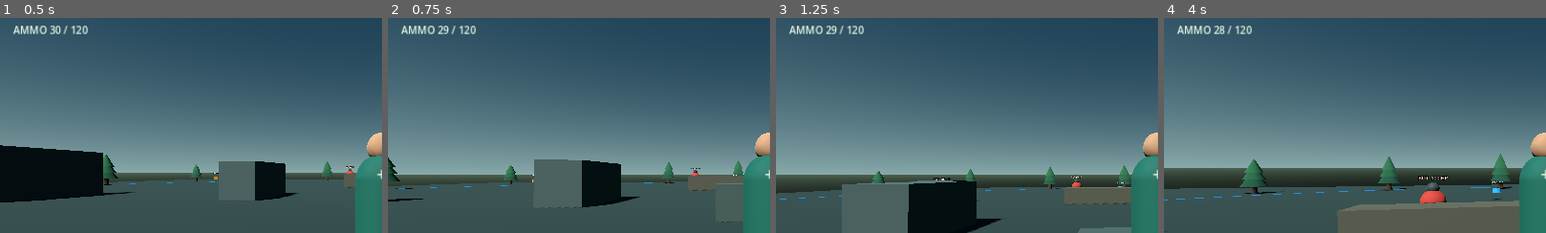
Above: before the commit, frames 1-4 (left to right).
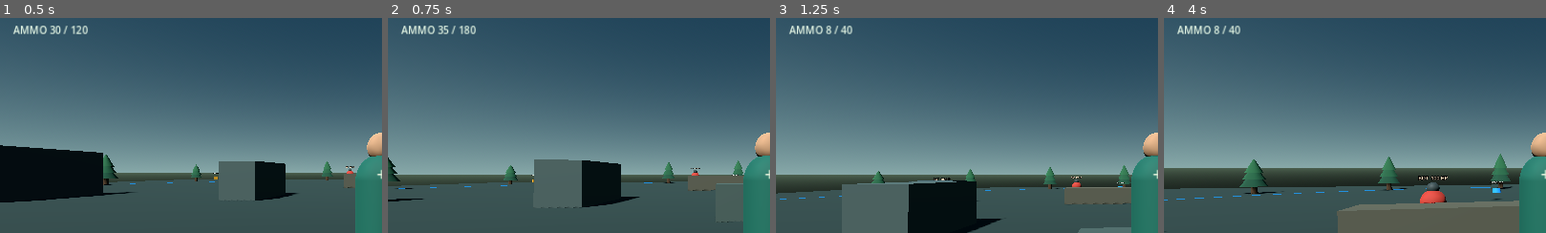
Above: after the commit, the same moments.

Repository: rannarmenu/project-phoenix-battle-royale
Game: Godot game, scene res://scenes/main.tscn
The game is run twice, just before and just after one commit, with the same random seed, the same clock (stepped at 60 frames per second) and the same inputs.
Inputs (mouse positions are % of the whole screen's width and height, from its top left):
- Up to frame 1 (0.5 s): no input
- Up to frame 2 (0.75 s): tap Enter at 0.5 s; move the mouse to (55, 50) at 0.52 s; hold W (move_forward) from 0.53 s (still down); tap Q at 0.6 s; click (55, 50) at 0.67 s
- Up to frame 3 (1.25 s): keep holding W (move_forward); tap Space (jump) at 0.77 s; tap Tab at 0.8 s
- Up to frame 4 (4 s): keep holding W (move_forward); move the mouse to (45, 50) at 1.27 s; tap Tab at 1.35, 3.8 s; tap Space (jump) at 1.52, 3.02, 3.77 s; tap 1 at 1.55, 2.1 s; move the mouse to (52, 48) at 2.02 s; tap 5 at 2.3, 2.85 s; move the mouse to (49, 52) at 2.77 s; click (49, 52) at 2.92 s; tap Q at 3.05, 3.6 s; move the mouse to (57, 51) at 3.52 s
The pictures show only the part of the screen within x 0-50%, y 14-64%; the shares and areas given below are measured in that part.

Frame 1 is identical in both runs. In frame 2, less than 0.1% of the frame differs, in the area x 13-22%, y 3-8%; in frame 3, 0.3%; in frame 4, 0.3%, in the area x 13-23%, y 3-8%.

Commit message:
Add five weapons with distinct stats, ammo and switching

Diff:
--- a/scripts/player.gd
+++ b/scripts/player.gd
@@ -3,6 +3,13 @@
 signal camera_mode_changed(first_person: bool)
 
 const VirtualJoystickScript = preload("res://scripts/virtual_joystick.gd")
+const WEAPON_PROFILES: Array[Dictionary] = [
+	{"name": "RIFLE", "damage": 34.0, "fire_delay": 0.14, "magazine_size": 30, "reserve_capacity": 240, "default_reserve": 120, "range": 140.0, "pellets": 1, "spread": 0.008, "mesh_size": Vector3(0.16, 0.13, 0.58), "color": Color(0.095, 0.12, 0.12)},
+	{"name": "SMG", "damage": 21.0, "fire_delay": 0.075, "magazine_size": 36, "reserve_capacity": 300, "default_reserve": 180, "range": 95.0, "pellets": 1, "spread": 0.02, "mesh_size": Vector3(0.14, 0.12, 0.46), "color": Color(0.16, 0.23, 0.21)},
+	{"name": "SHOTGUN", "damage": 12.0, "fire_delay": 0.72, "magazine_size": 8, "reserve_capacity": 80, "default_reserve": 40, "range": 38.0, "pellets": 7, "spread": 0.055, "mesh_size": Vector3(0.19, 0.16, 0.72), "color": Color(0.29, 0.21, 0.14)},
+	{"name": "SNIPER", "damage": 88.0, "fire_delay": 1.05, "magazine_size": 5, "reserve_capacity": 60, "default_reserve": 30, "range": 220.0, "pellets": 1, "spread": 0.002, "mesh_size": Vector3(0.12, 0.12, 0.88), "color": Color(0.18, 0.20, 0.23)},
+	{"name": "PISTOL", "damage": 26.0, "fire_delay": 0.24, "magazine_size": 12, "reserve_capacity": 120, "default_reserve": 60, "range": 90.0, "pellets": 1, "spread": 0.014, "mesh_size": Vector3(0.13, 0.12, 0.34), "color": Color(0.22, 0.24, 0.22)}
+]
 
 const MOVE_SPEED := 6.5
 const SPRINT_SPEED := 8.5
@@ -26,6 +33,14 @@
 var is_mobile := false
 var ammo := 30
 var reserve_ammo := 120
+var current_weapon_index: int = 0
+var weapon_loadouts: Dictionary = {
+	"RIFLE": {"ammo": 30, "reserve": 120},
+	"SMG": {"ammo": 36, "reserve": 180},
+	"SHOTGUN": {"ammo": 8, "reserve": 40},
+	"SNIPER": {"ammo": 5, "reserve": 30},
+	"PISTOL": {"ammo": 12, "reserve": 60}
+}
 var medkits := 1
 var armor := 0
 var health := 100
@@ -113,6 +128,7 @@
 	weapon_material.roughness = 0.5
 	weapon.material_override = weapon_material
 	camera.add_child(weapon)
+	_apply_weapon_appearance()
 
 func _configure_input() -> void:
 	_add_key_action("move_forward", KEY_W)
@@ -172,6 +188,10 @@
 		mobile_sprint_button = _make_button("SPRINT: OFF", Vector2(-154, 314), Vector2(130, 44))
 		mobile_sprint_button.pressed.connect(_toggle_mobile_sprint)
 		layer.add_child(mobile_sprint_button)
+
+		var weapon_button := _make_button("WEAPON", Vector2(-154, 370), Vector2(130, 44))
+		weapon_button.pressed.connect(switch_weapon)
+		layer.add_child(weapon_button)
 
 		var hint := Label.new()
 		hint.text = "LEFT: MOVE   •   RIGHT: AIM"
@@ -215,6 +235,10 @@
 			toggle_camera_mode()
 		elif event.keycode == KEY_R:
 			_reload()
+		elif event.keycode == KEY_Q or event.keycode == KEY_TAB:
+			switch_weapon()
+		elif event.keycode >= KEY_1 and event.keycode <= KEY_5:
+			switch_weapon(int(event.keycode - KEY_1))
 		elif event.keycode == KEY_H:
 			use_medkit()
 	elif event is InputEventScreenTouch and is_mobile:
@@ -232,7 +256,7 @@
 			if is_instance_valid(joystick_overlay):
 				joystick_overlay.call("begin_drag", event.position)
 		else:
-			var touching_action_buttons := event.position.x >= view_size.x - 175.0 and event.position.y <= 378.0
+			var touching_action_buttons := event.position.x >= view_size.x - 175.0 and event.position.y <= 434.0
 			if not touching_action_buttons and event.position.x > view_size.x * 0.46 and event.position.y < view_size.y * 0.82 and touch_look_index == -1:
 				touch_look_index = event.index
 	else:
@@ -298,30 +322,86 @@
 	if is_instance_valid(mobile_sprint_button):
 		mobile_sprint_button.text = "SPRINT: ON" if mobile_sprint_active else "SPRINT: OFF"
 
+func _weapon_profile() -> Dictionary:
+	return WEAPON_PROFILES[current_weapon_index]
+
+func get_current_weapon_name() -> String:
+	return str(_weapon_profile().get("name", "RIFLE"))
+
+func switch_weapon(next_index: int = -1) -> void:
+	var resolved_index := (current_weapon_index + 1) % WEAPON_PROFILES.size()
+	if next_index >= 0:
+		resolved_index = clampi(next_index, 0, WEAPON_PROFILES.size() - 1)
+	if resolved_index == current_weapon_index:
+		return
+
+	weapon_loadouts[get_current_weapon_name()] = {"ammo": ammo, "reserve": reserve_ammo}
+	current_weapon_index = resolved_index
+	var profile := _weapon_profile()
+	var weapon_name := get_current_weapon_name()
+	var loadout: Dictionary = weapon_loadouts.get(weapon_name, {})
+	ammo = int(loadout.get("ammo", int(profile.get("magazine_size", 30))))
+	reserve_ammo = int(loadout.get("reserve", int(profile.get("default_reserve", 120))))
+	_apply_weapon_appearance()
+	_update_hud()
+
+func _apply_weapon_appearance() -> void:
+	if not is_instance_valid(weapon):
+		return
+	var profile := _weapon_profile()
+	var rifle_mesh := BoxMesh.new()
+	rifle_mesh.size = profile.get("mesh_size", Vector3(0.16, 0.13, 0.58))
+	weapon.mesh = rifle_mesh
+	var weapon_material := StandardMaterial3D.new()
+	weapon_material.albedo_color = profile.get("color", Color(0.095, 0.12, 0.12))
+	weapon_material.metallic = 0.35
+	weapon_material.roughness = 0.52
+	weapon.material_override = weapon_material
+	weapon.name = str(profile.get("name", "RIFLE")) + "ViewModel"
+	weapon.visible = first_person
+
 func _shoot() -> void:
-	if not can_fire or not is_instance_valid(camera) or ammo <= 0:
-		if ammo <= 0:
-			_reload()
-		return
+	if not can_fire or not is_instance_valid(camera):
+		return
+	if ammo <= 0:
+		_reload()
+		return
+
+	var profile := _weapon_profile()
 	can_fire = false
 	ammo -= 1
-	_update_hud()
-	get_tree().create_timer(0.14).timeout.connect(func() -> void: can_fire = true)
+	weapon_loadouts[get_current_weapon_name()] = {"ammo": ammo, "reserve": reserve_ammo}
+	_update_hud()
+	var fire_delay := float(profile.get("fire_delay", 0.14))
+	get_tree().create_timer(fire_delay).timeout.connect(func() -> void: can_fire = true)
+
 	var ray_start: Vector3 = camera.global_position
-	var ray_end: Vector3 = ray_start - camera.global_transform.basis.z * 140.0
-	var query := PhysicsRayQueryParameters3D.create(ray_start, ray_end)
-	query.exclude = [get_rid()]
-	var hit: Dictionary = get_world_3d().direct_space_state.intersect_ray(query)
-	if not hit.is_empty():
-		var collider: Object = hit.get("collider")
-		if is_instance_valid(collider) and collider.has_method("take_damage"):
-			collider.call("take_damage", 34.0)
+	var forward: Vector3 = -camera.global_transform.basis.z
+	var right: Vector3 = camera.global_transform.basis.x
+	var up: Vector3 = camera.global_transform.basis.y
+	var pellet_count: int = int(profile.get("pellets", 1))
+	var spread: float = float(profile.get("spread", 0.008))
+	var shot_range: float = float(profile.get("range", 140.0))
+	var damage: float = float(profile.get("damage", 34.0))
+	for pellet_index in range(pellet_count):
+		var horizontal_spread := randf_range(-spread, spread)
+		var vertical_spread := randf_range(-spread, spread)
+		var shot_direction := (forward + right * horizontal_spread + up * vertical_spread).normalized()
+		var ray_end: Vector3 = ray_start + shot_direction * shot_range
+		var query := PhysicsRayQueryParameters3D.create(ray_start, ray_end)
+		query.exclude = [get_rid()]
+		var hit: Dictionary = get_world_3d().direct_space_state.intersect_ray(query)
+		if not hit.is_empty():
+			var collider: Object = hit.get("collider")
+			if is_instance_valid(collider) and collider.has_method("take_damage"):
+				collider.call("take_damage", damage)
 
 func add_loot(item_type: StringName, amount: int) -> bool:
 	var pickup_amount: int = maxi(1, amount)
 	match item_type:
 		&"ammo":
-			var added_ammo: int = mini(pickup_amount, 240 - reserve_ammo)
+			var reserve_cap: int = int(_weapon_profile().get("reserve_capacity", 240))
+			var added_ammo: int = mini(pickup_amount, reserve_cap - reserve_ammo)
 			if added_ammo <= 0:
 				return false
 			reserve_ammo += added_ammo
@@ -363,11 +443,14 @@
 	_update_hud()
 
 func _reload() -> void:
-	if ammo >= 30 or reserve_ammo <= 0:
-		return
-	var amount: int = mini(30 - ammo, reserve_ammo)
+	var profile := _weapon_profile()
+	var magazine_size: int = int(profile.get("magazine_size", 30))
+	if ammo >= magazine_size or reserve_ammo <= 0:
+		return
+	var amount: int = mini(magazine_size - ammo, reserve_ammo)
 	ammo += amount
 	reserve_ammo -= amount
+	weapon_loadouts[get_current_weapon_name()] = {"ammo": ammo, "reserve": reserve_ammo}
 	_update_hud()
 
 func _request_jump() -> void:
